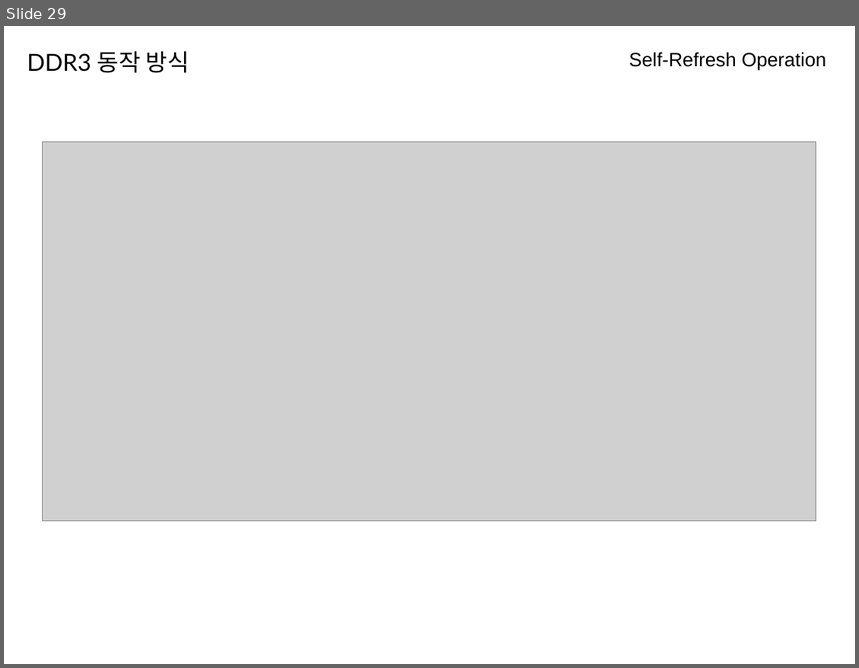
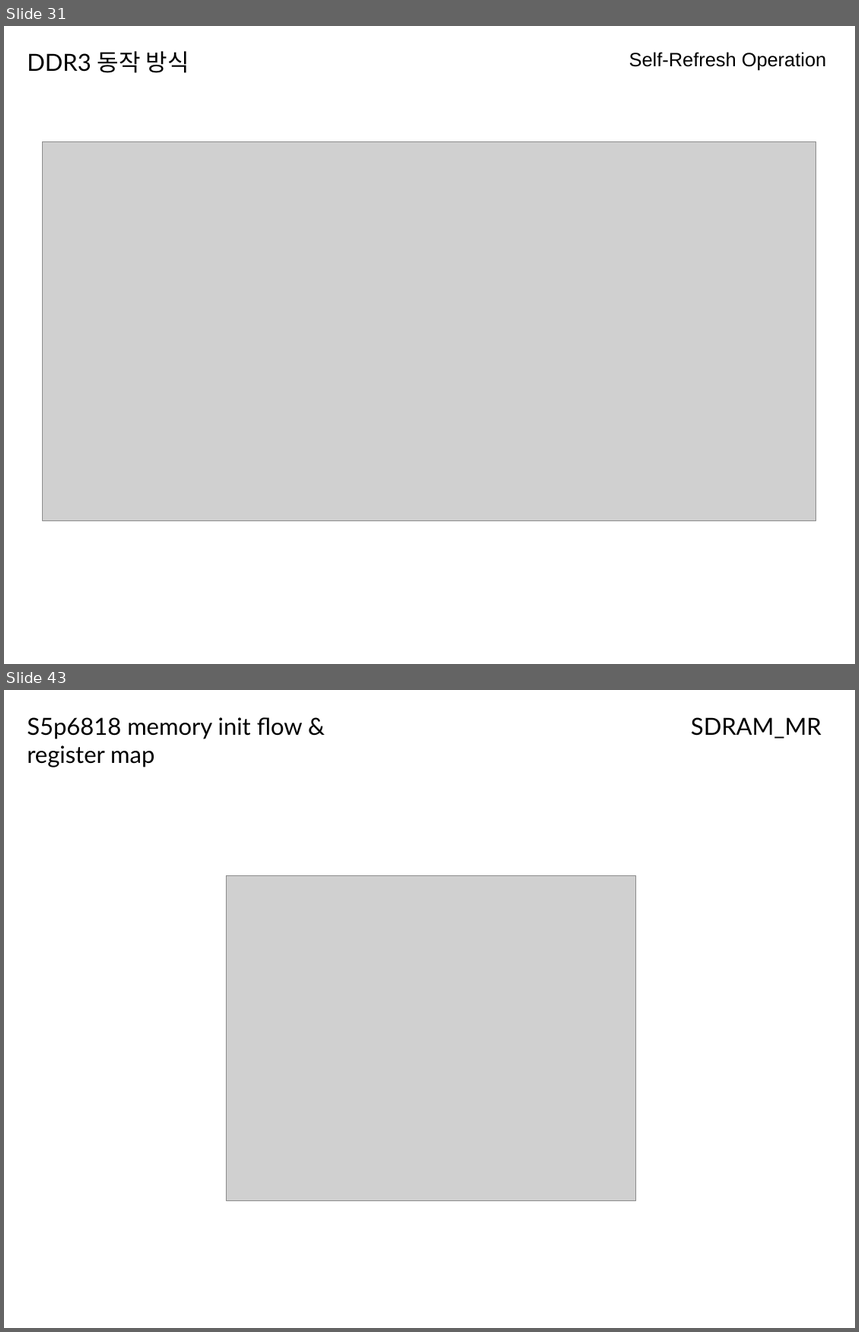
Before and after one commit to kchhero/kchhero.github.io, a slide deck: _posts_data/DDR3_세미나.odp. Shown one above the other, each under a label of ours: slide 29 before the commit, slides 31 and 43 after it; the slides between them are not shown. The pictures are 859x668 and 859x1332 pixels, drawn with LibreOffice and Linux fonts; fonts in the diff are those of the drawing; grey boxes stand for pictures. Boxes give left, top, right and bottom in pixels: in the first picture for what was removed or moved away, otherwise in the second. Text is boxed around its words. In the diff, an @@ line names an element or a change of style, - is before the commit and + after.

```diff
--- a/_posts_data/DDR3_세미나.odp
+++ b/_posts_data/DDR3_세미나.odp
@@ slide 43 added at (x1=4, y1=690, x2=855, y2=1328), background #FFFFFF @@
@@ text added at (x1=27, y1=717, x2=303, y2=768), 22 pt, text #000000 @@
+S5p6818 memory init flow & register map
@@ text added at (x1=691, y1=717, x2=822, y2=739), 22 pt, text #000000 @@
+SDRAM_MR
@@ picture added at (x1=227, y1=876, x2=636, y2=1201) @@
@@ what was slide 29 is now slide 31 @@
```
Also in this commit, not shown: 1 slide changed, 26 other slides added, 10 slides removed.
